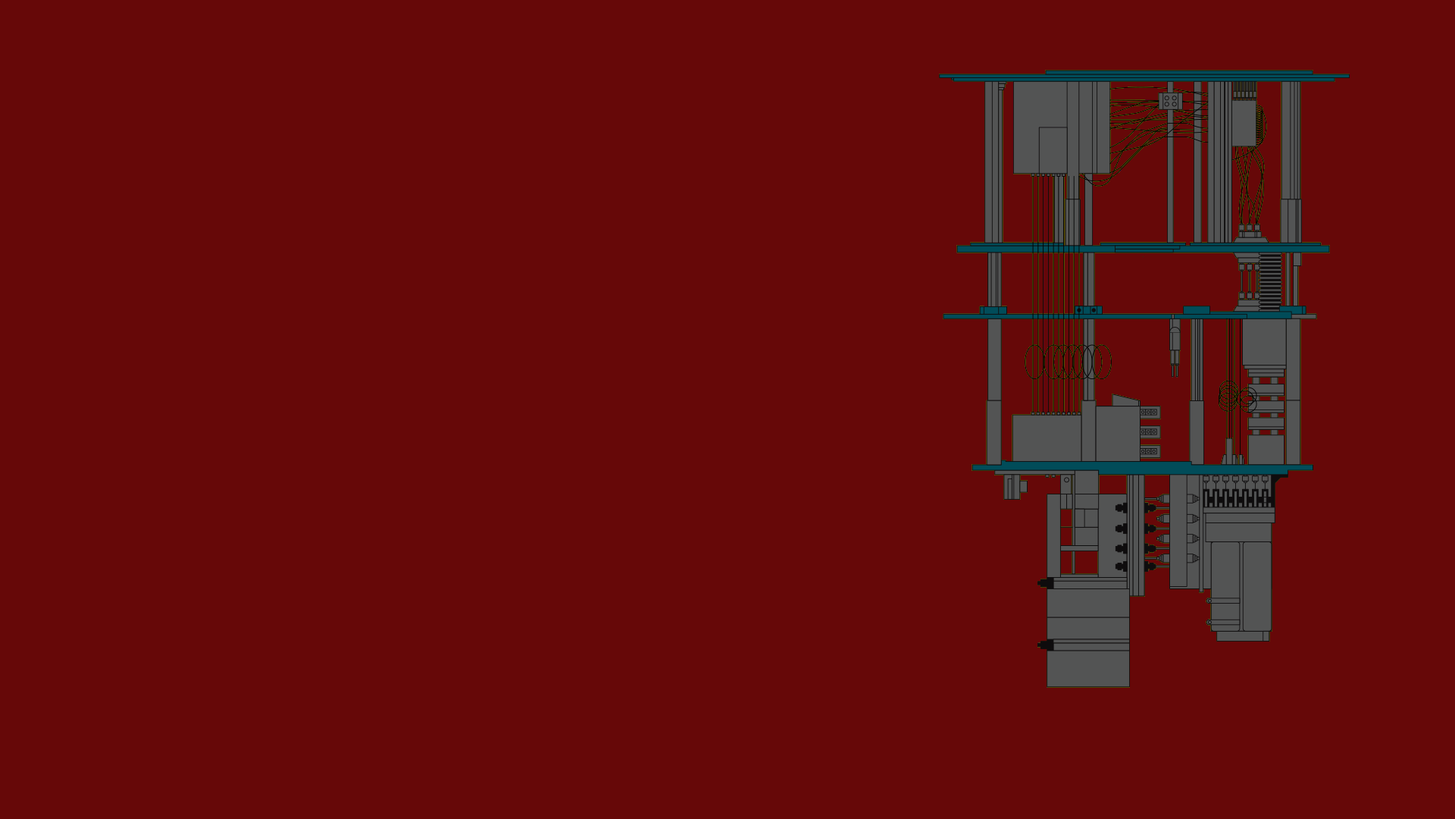
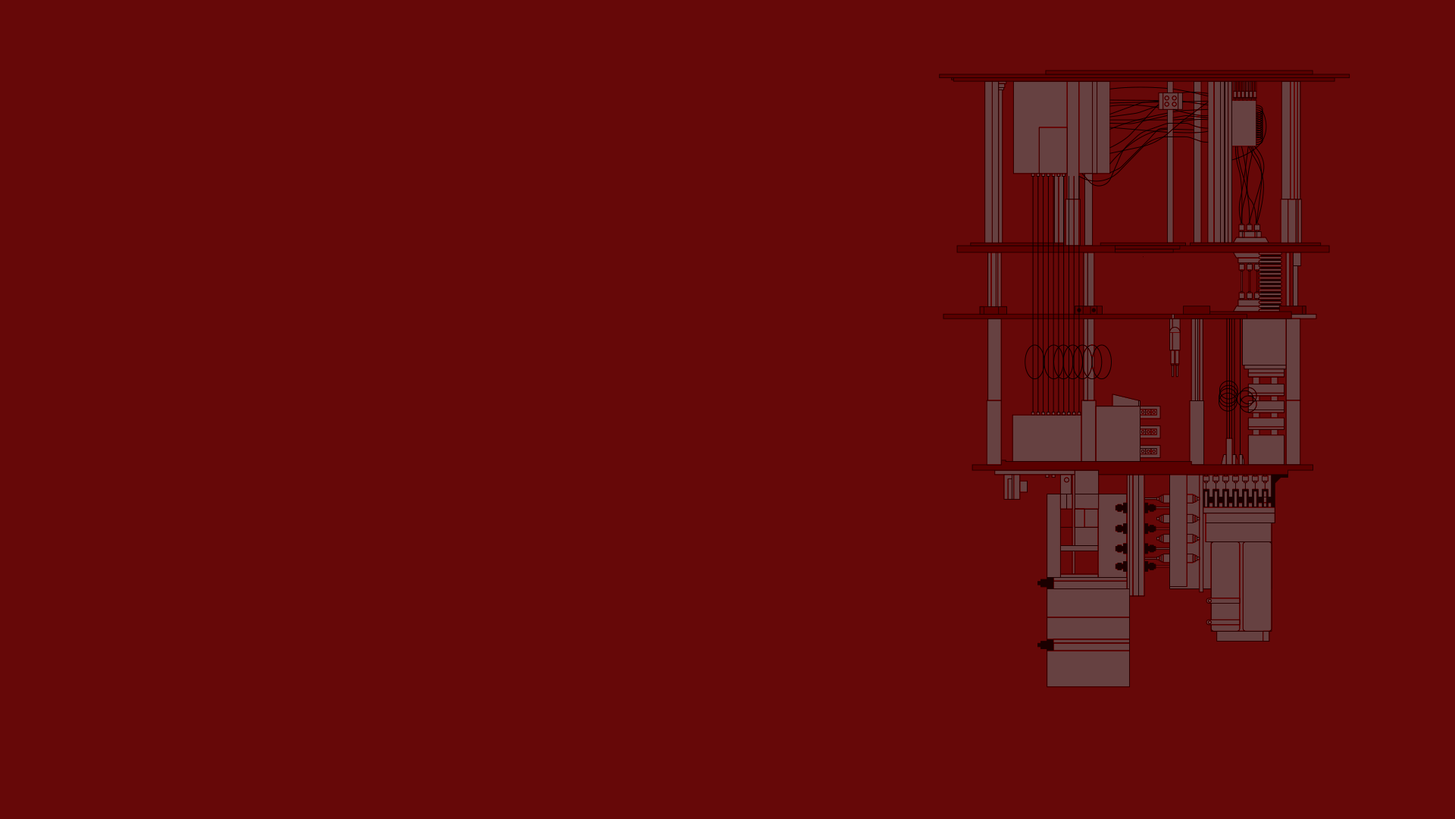
Before/after of a 1455px x 819px layered artwork. What changed in the layer stack:
painted on "Layer 1" over [left=939, top=69, right=1351, bottom=688]
